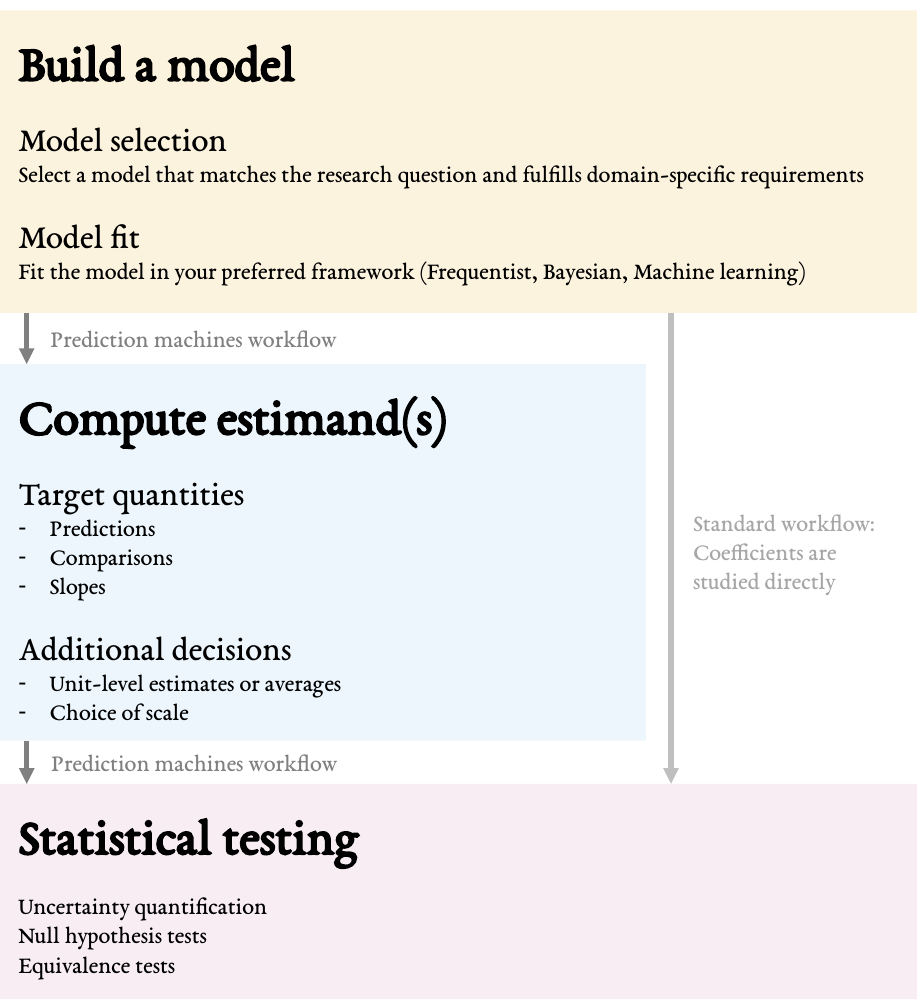
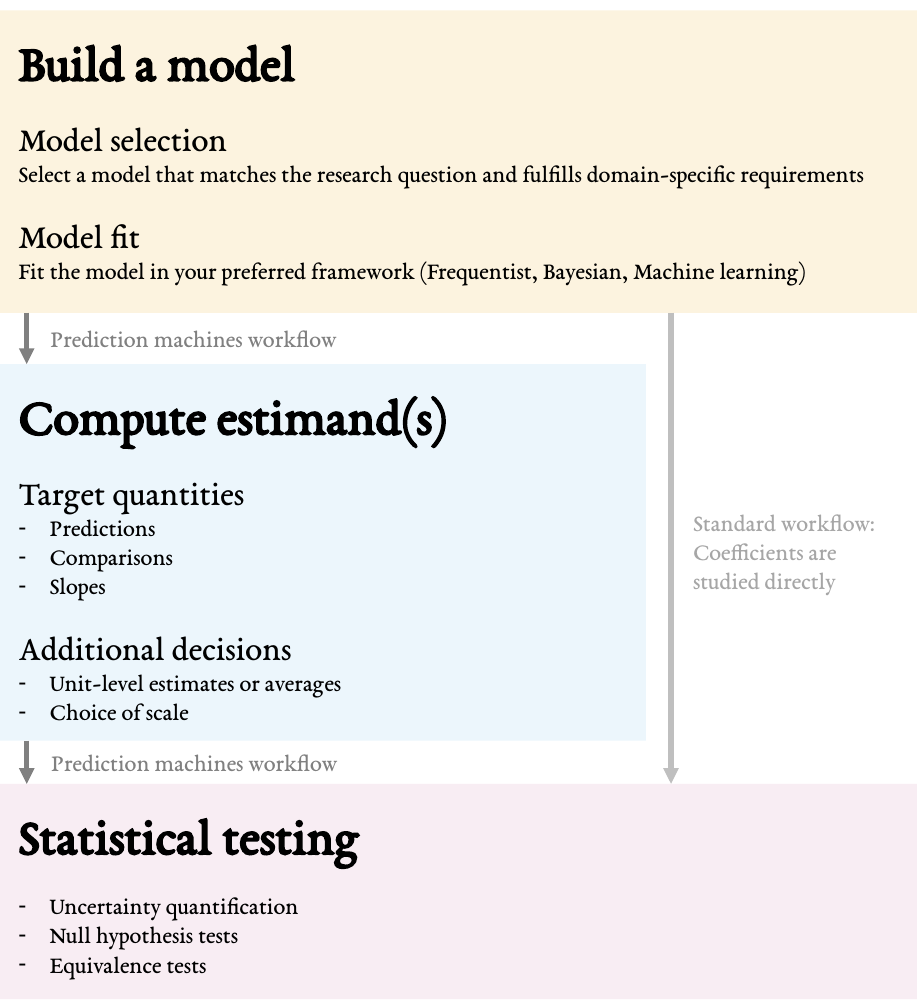
Before and after one commit to j-rohrer/marginal-psych, a slide deck: slide 1 of plots/workflow.pptx. Drawn at 917x1008 pixels with LibreOffice and Linux fonts; fonts in the diff are those of the drawing. Boxes give left, top, right and bottom in pixels: in the first picture for what was removed or moved away, otherwise in the second. Text is boxed around its words. In the diff, an @@ line names an element or a change of style, - is before the commit and + after.

```diff
--- a/plots/workflow.pptx
+++ b/plots/workflow.pptx
@@ text in rectangle at <box>50,897,299,979</box>: bullet none to - @@
```
Also in this commit, not shown: 2 other files.
